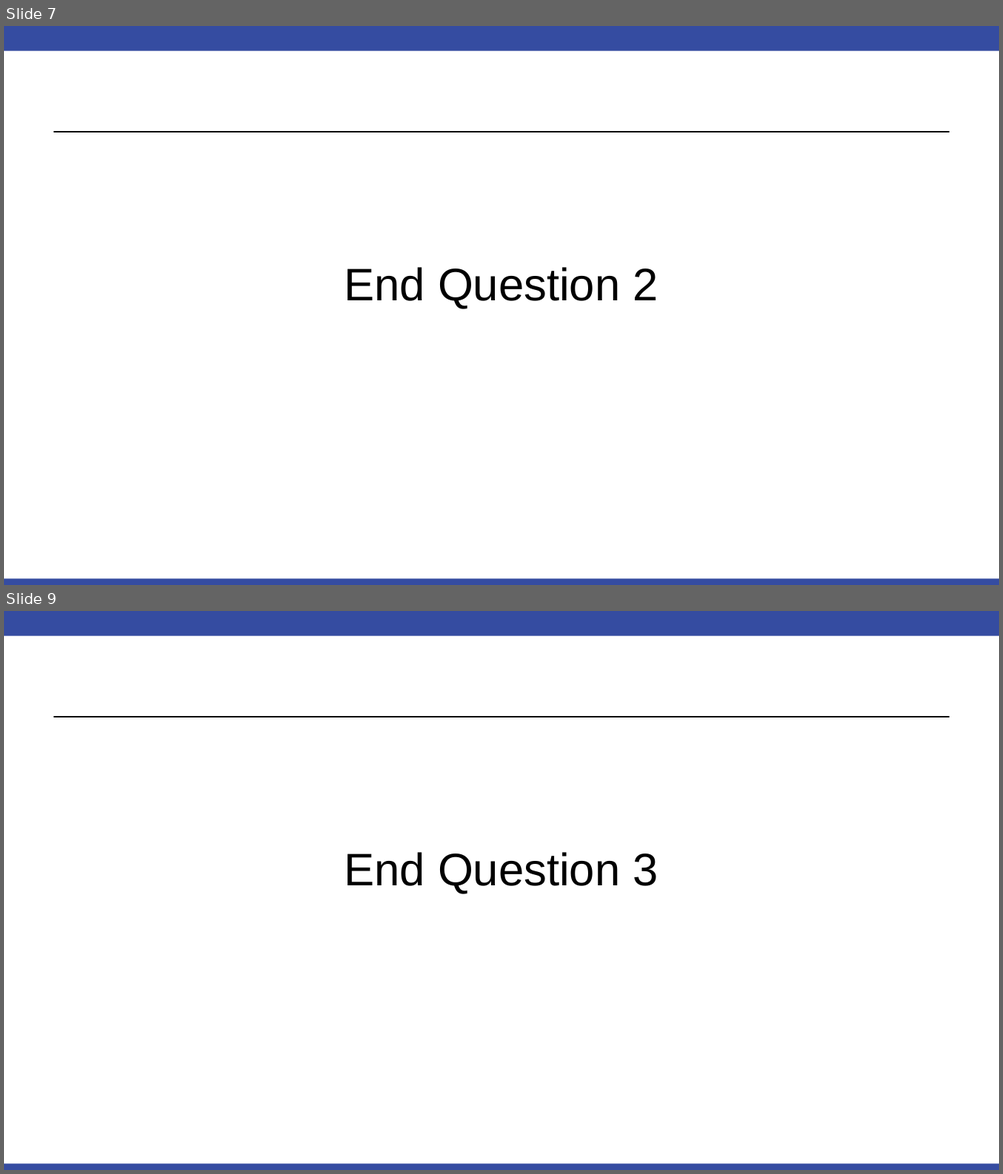
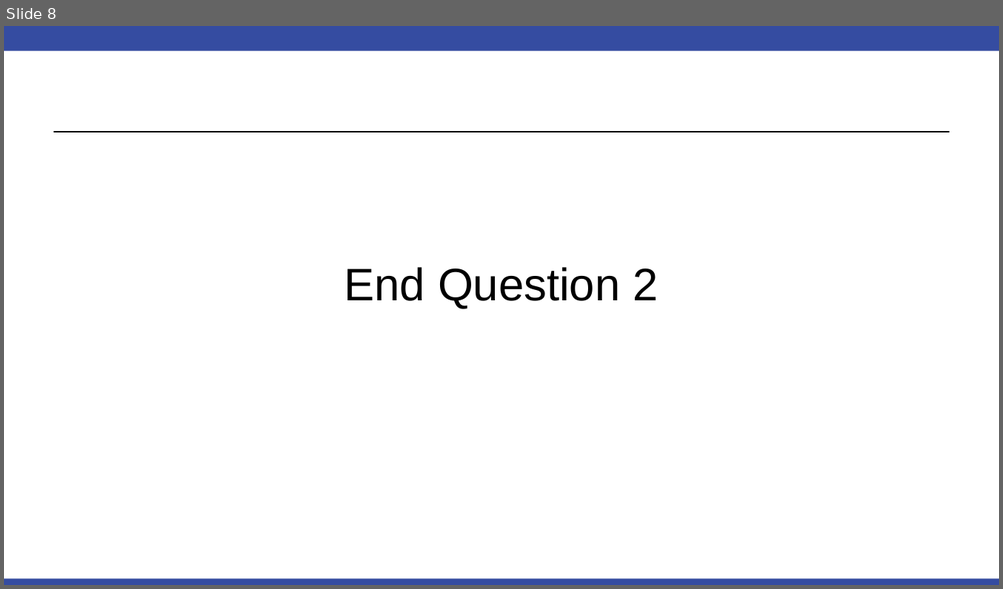
Before and after one commit to BivinSadler/MSDS_6371_Stat_Foundations, a slide deck: Unit 5/FLS/6371 FLS Unit 5.pptx. Shown one above the other, each under a label of ours: slides 7 and 9 before the commit, slide 8 after it; the slides between them are not shown. The pictures are 1003x1174 and 1003x589 pixels, drawn with LibreOffice and Linux fonts; fonts in the diff are those of the drawing. Boxes give left, top, right and bottom in pixels: in the first picture for what was removed or moved away, otherwise in the second. Text is boxed around its words. In the diff, an @@ line names an element or a change of style, - is before the commit and + after.

```diff
--- a/Unit 5/FLS/6371 FLS Unit 5.pptx
+++ b/Unit 5/FLS/6371 FLS Unit 5.pptx
@@ slide 9 removed at (x1=4, y1=611, x2=999, y2=1170), background #FFFFFF; not listed: 3 template elements that a slide beside it also shows @@
@@ title removed at (x1=344, y1=852, x2=657, y2=894) @@
-End Question 3
@@ what was slide 7 is now slide 8 @@
```
Also in this commit, not shown: 5 slides changed, 1 slide added, 4 other slides removed.
